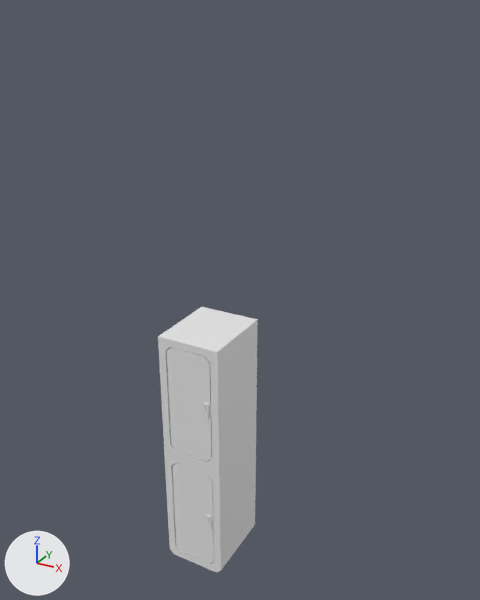
An edit to the FBX model Assets/Models/Cabin/cabinet_high.FBX, drawn before and after from the same camera.
Both versions are drawn from a 50 mm camera at (1.95, -3.4, 1.81) aimed at (0.08, 0.01, 0.1). The lights are fixed; the arrows at lower left show +X, +Y and +Z.

Script lines for the objects in view, before the commit:
```python
me_mesh = bpy.data.meshes.new('Mesh')
me_mesh.from_pydata(...)  # 104 vertices, 184 faces; spans x -21.0..20.0, y 0.0..170.0, z -50.0..0.0
me_mesh_001 = bpy.data.meshes.new('Mesh.001')
me_mesh_001.from_pydata(...)  # 16 vertices, 28 faces; spans x -28.4..-0.1, y -37.3..37.3, z 0.0..1.8
me_mesh_003 = bpy.data.meshes.new('Mesh.003')
me_mesh_003.from_pydata([(-25.1, -34.7, 0.0), (-28.4, -31.4, 0.0), (-28.4, 36.5, 0.0), (-25.1, 39.9, 0.0), (-3.4, 39.9, 0.0), (-0.1, 36.5, 0.0), (-0.1, -31.4, 0.0), (-3.4, -34.7, 0.0)], [], [(1, 2, 3), (3, 4, 5), (5, 6, 7), (3, 5, 7), (1, 3, 7), (0, 1, 7)])
ob_cabinet_high = bpy.data.objects.new('cabinet_high', me_mesh)
ob_cabinet_high.location = (0.0, 0.0, 0.0)
ob_cabinet_high.rotation_euler = (1.571, 0.0, 0.0)  # degrees (90, 0, 0)
ob_cabinet_high.scale = (-0.01, -0.01, -0.01)
ob_door_down = bpy.data.objects.new('door_down', me_mesh_003)
ob_door_down.parent = ob_cabinet_high
ob_door_down.location = (14.78, 39.94, -50.01)
ob_door_down.scale = (1.07, 1.0, 1.0)
ob_door_up = bpy.data.objects.new('door_up', me_mesh_001)
ob_door_up.parent = ob_cabinet_high
ob_door_up.location = (14.78, 127.5, -50.01)
ob_door_up.scale = (1.07, 1.0, 1.0)
```
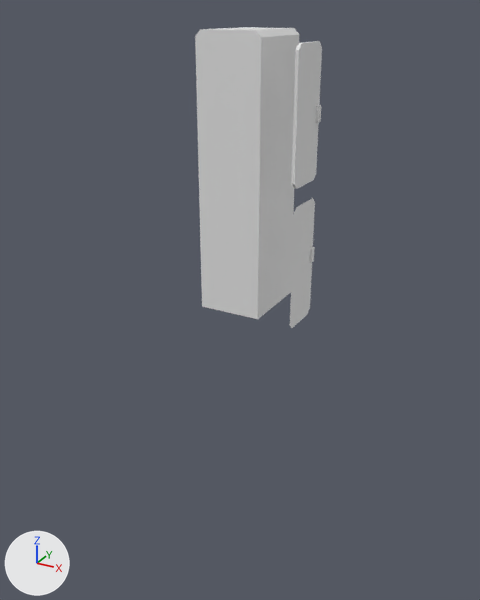
The newer file is also turned or shifted as a whole; pictures and numbers use the older file's frame.

Boxes (x1, y1, x2, y2) around the edits, measured in the pictures (480 x 600 px):
'cabinet_high', reshaped, turned, rescaled: before (158, 307, 258, 573); after (195, 27, 299, 319)
'door_up', reshaped (26% narrower, 46% taller): before (172, 463, 214, 564); after (291, 41, 322, 189)
'door_down', reshaped (43% narrower, 15% taller): before (167, 348, 212, 461); after (290, 198, 315, 328)
'handle_up', reshaped: before (206, 515, 212, 528); after (316, 105, 321, 123)
'handle_down', reshaped: before (203, 403, 209, 418); after (309, 246, 315, 262)

The edits, one by one:
me_mesh has 104 vertices, 184 faces and spans x -21.0..20.0, y 0.0..170.0, z -50.0..0.0.
me_mesh is used by ob_cabinet_high; location (0.0, 0.0, 0.0); rotation (1.571, 0.0, 0.0), in degrees (90, 0, 0); scale (-0.01, -0.01, -0.01).
me_mesh part 1: the whole mesh is multiplied about the mesh origin by the matrix ((0.0, 0.0, 1.0), (0.0, 1.0, 0.0), (1.0, 0.0, 0.0)).
Object 'cabinet_high' (ob_cabinet_high) turns from (90, 0, 0) to (90, 0, -90) degrees about x, y and z.
Object 'cabinet_high' (ob_cabinet_high) is rescaled from (-0.01, -0.01, -0.01) to (0.01, 0.01, 0.01).
